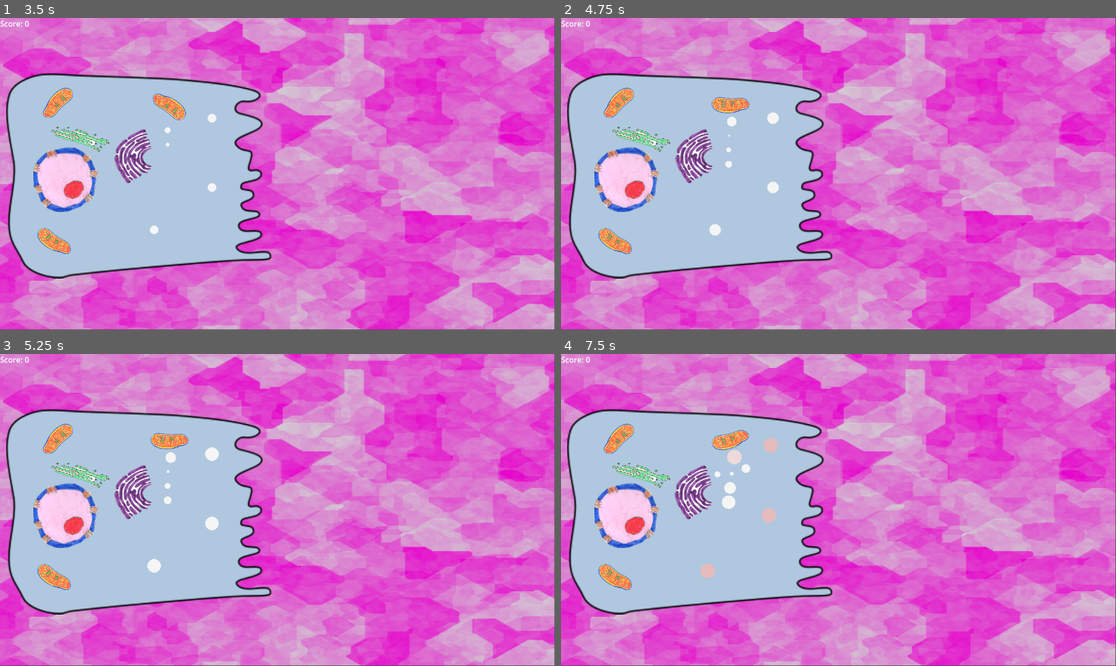
Above: before the commit, frames 1-4 (two rows, left to right).
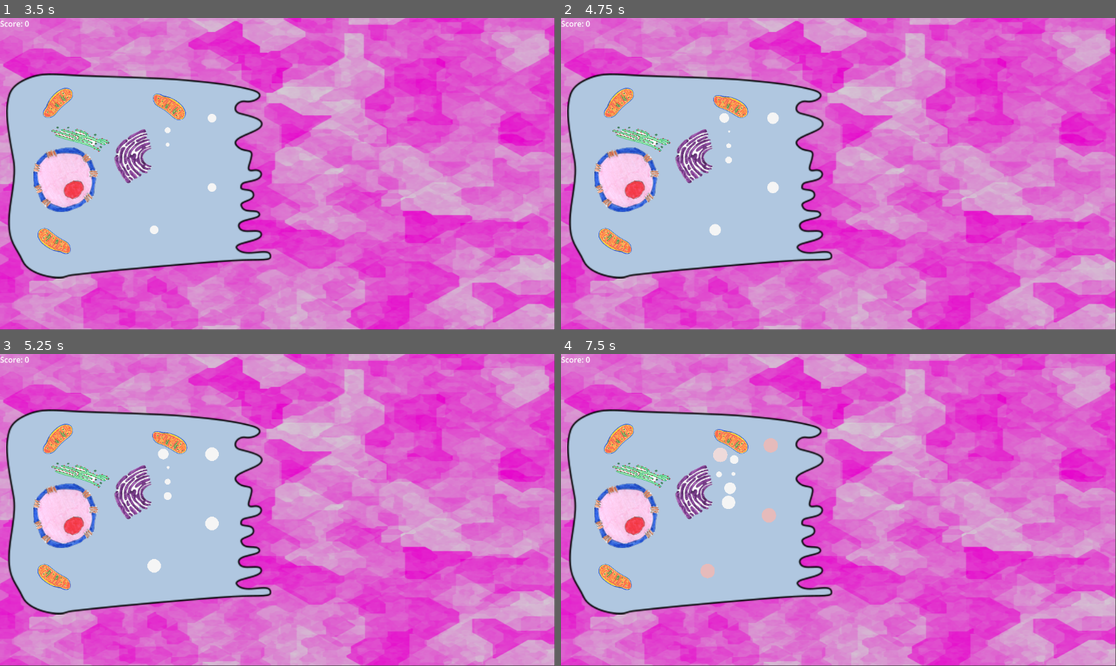
Above: after the commit, the same moments.

Repository: leclercsimon74/Godot4_cell2
Game: Godot game, scene res://scene/menu2.tscn
Two runs of this game, one before a commit and one after it. Both use one fixed random seed, a clock stepped at 60 frames per second and the inputs below.
Inputs (mouse positions are in pixels of both pictures, inside the frame that each line leads up to):
- Up to frame 1 (3.5 s): click "New game" at 0.5 s; tap Enter at 1.25 s; move the mouse to (399, 158) at 1.27 s; click (399, 158) at 1.42 s; tap Space at 2 s; move the mouse to (166, 189) at 2.02 s; click (166, 189) at 2.17 s; move the mouse to (333, 105) at 2.77 s; click (333, 105) at 2.92 s
- Up to frame 2 (4.75 s): tap Enter at 3.5 s; move the mouse to (810, 236) at 3.52 s; click (810, 236) at 3.67 s; tap Space at 4.25 s; move the mouse to (1005, 220) at 4.27 s; click (1005, 220) at 4.42 s
- Up to frame 3 (5.25 s): tap Enter at 5 s; move the mouse to (111, 463) at 5.02 s; click (111, 463) at 5.17 s
- Up to frame 4 (7.5 s): move the mouse to (866, 510) at 5.77 s; click (866, 510) at 5.92 s; move the mouse to (755, 432) at 6.52 s; click (755, 432) at 6.67 s; move the mouse to (960, 494) at 7.27 s; click (960, 494) at 7.42 s

Frame 1 is identical in both runs. In frame 2, 0.5% of the frame differs, in the area x 27-35%, y 24-49%; in frame 3, 0.5%; in frame 4, 1.1%, in the area x 20-35%, y 24-54%.

Commit message:
Add files via upload
update collisions

Diff:
--- a/scene/Organelle/golgi1.tscn
+++ b/scene/Organelle/golgi1.tscn
@@ -4,7 +4,7 @@
 
 [sub_resource type="PhysicsMaterial" id="PhysicsMaterial_fb1tg"]
 friction = 0.0
-bounce = 1.0
+bounce = 0.5
 
 [node name="Golgi" type="RigidBody2D"]
 collision_layer = 4
@@ -12,7 +12,6 @@
 mass = 10.0
 physics_material_override = SubResource("PhysicsMaterial_fb1tg")
 lock_rotation = true
-linear_damp_mode = 1
 
 [node name="GolgiKariTrans" type="Sprite2D" parent="."]
 position = Vector2(-7.62939e-06, -7.62939e-06)
--- a/scene/Organelle/mitochondria.tscn
+++ b/scene/Organelle/mitochondria.tscn
@@ -3,16 +3,15 @@
 [ext_resource type="Texture2D" uid="uid://bjvscxvycrcrh" path="res://img/Cell content/Mito_Simon_trans.png" id="1_fe3w3"]
 
 [sub_resource type="PhysicsMaterial" id="PhysicsMaterial_00uyc"]
-bounce = 1.0
+friction = 0.0
+bounce = 0.5
 
 [node name="Mitochondria" type="RigidBody2D"]
 collision_layer = 4
 collision_mask = 6
 mass = 10.0
-inertia = 1.0
 physics_material_override = SubResource("PhysicsMaterial_00uyc")
-linear_damp_mode = 1
-angular_damp_mode = 1
+gravity_scale = 0.0
 
 [node name="MitoSimonTrans" type="Sprite2D" parent="."]
 position = Vector2(3.8147e-06, -3.8147e-06)
--- a/scene/Organelle/nucleus.tscn
+++ b/scene/Organelle/nucleus.tscn
@@ -1,17 +1,15 @@
-[gd_scene load_steps=4 format=3 uid="uid://btmkvyjb36v7r"]
+[gd_scene load_steps=3 format=3 uid="uid://btmkvyjb36v7r"]
 
-[ext_resource type="Script" path="res://scene/Organelle/Nucleus.gd" id="1_mgdjv"]
 [ext_resource type="Texture2D" uid="uid://cik21esphwb68" path="res://img/Cell content/Nucleus_Kari_trans.png" id="2_mvtew"]
 
 [sub_resource type="PhysicsMaterial" id="PhysicsMaterial_2m2mc"]
-bounce = 1.0
+bounce = 0.5
 
 [node name="Nucleus" type="RigidBody2D"]
-collision_layer = 2
+collision_layer = 4
 collision_mask = 14
 mass = 20.0
 physics_material_override = SubResource("PhysicsMaterial_2m2mc")
-script = ExtResource("1_mgdjv")
 
 [node name="NucleusKariTrans" type="Sprite2D" parent="."]
 scale = Vector2(0.525391, 0.525391)
--- a/scene/Organelle/reticulum1.tscn
+++ b/scene/Organelle/reticulum1.tscn
@@ -3,7 +3,7 @@
 [ext_resource type="Texture2D" uid="uid://cvgwt7kxioyvd" path="res://img/Cell content/Reticulum_Simon_trans.png" id="1_tnsum"]
 
 [sub_resource type="PhysicsMaterial" id="PhysicsMaterial_vh8ti"]
-bounce = 1.0
+friction = 0.0
 
 [node name="Reticulum" type="RigidBody2D"]
 collision_layer = 6
@@ -11,8 +11,7 @@
 mass = 10.0
 inertia = 1.0
 physics_material_override = SubResource("PhysicsMaterial_vh8ti")
-linear_damp_mode = 1
-angular_damp_mode = 1
+gravity_scale = 0.0
 
 [node name="ReticulumSimonTrans" type="Sprite2D" parent="."]
 scale = Vector2(0.351563, 0.351563)
